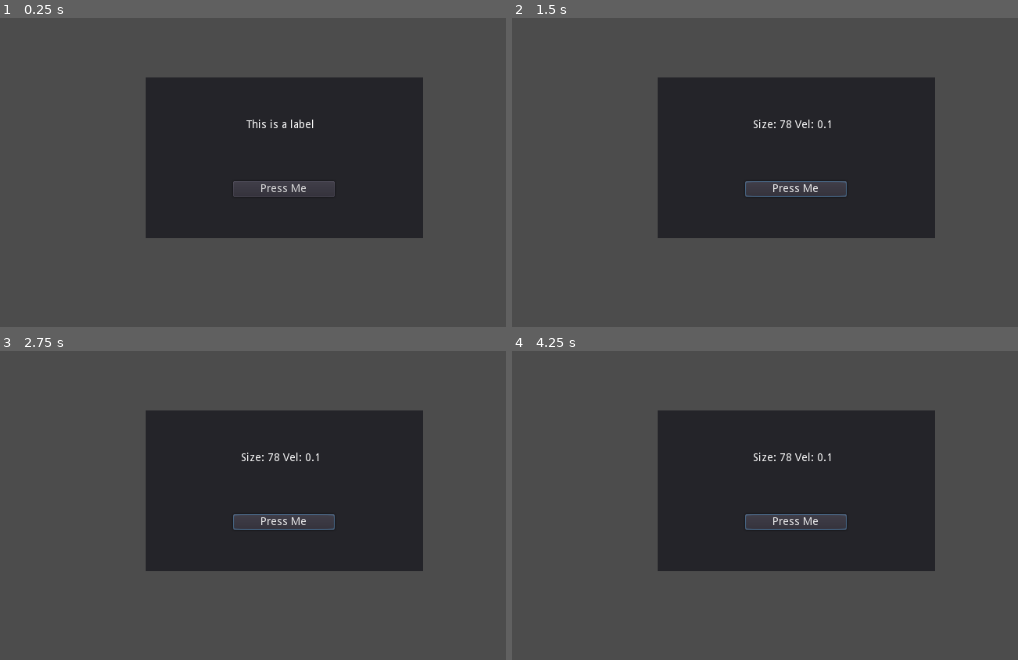
Above: before the commit, frames 1-4 (two rows, left to right).
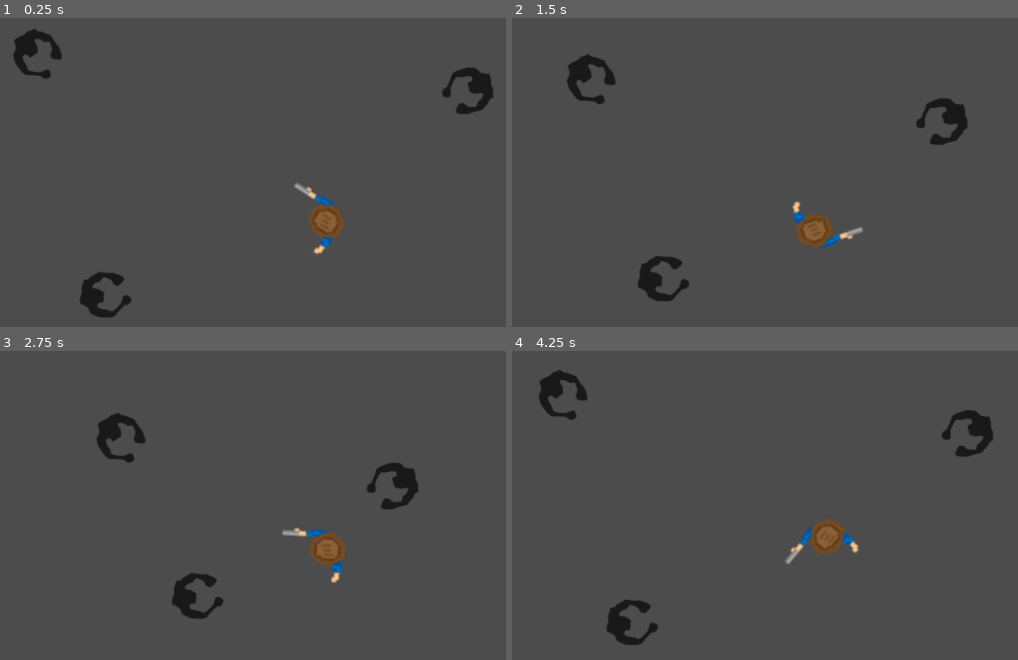
Above: after the commit, the same moments.

Repository: d01000100/rocking_lizard_fandango
Game: Godot game, scene res://World.tscn
The game is run twice, just before and just after one commit, with the same random seed, the same clock (stepped at 60 frames per second) and the same inputs. Before the commit the project starts from res://Panel.tscn.
Inputs (mouse positions are in pixels of both pictures, inside the frame that each line leads up to):
- Up to frame 1 (0.25 s): no input
- Up to frame 2 (1.5 s): click (795, 187) at 0.5 s, where only the run before the commit has a clickable "Press Me"; move the mouse to (987, 166) at 1.27 s; hold D (move_right, bound only after the commit) from 1.28 s (still down); click (987, 166) at 1.35 s
- Up to frame 3 (2.75 s): move the mouse to (136, 545) at 2.02 s; release D (move_right, bound only after the commit) at 2.03 s; hold S (move_down, bound only after the commit) from 2.03 s (still down); click (136, 545) at 2.1 s
- Up to frame 4 (4.25 s): move the mouse to (891, 418) at 2.77 s; release S (move_down, bound only after the commit) at 2.78 s; hold D (move_right, bound only after the commit) 2.78-3.53 s; click (891, 418) at 2.85 s; move the mouse to (770, 616) at 3.52 s; hold W (move_up, bound only after the commit) from 3.53 s (still down); click (770, 616) at 3.6 s

The runs differ from the first frame. In frame 1, 30% of the frame differs, in the area x 2-98%, y 3-98%; in frame 2, 29%; in frame 3, 28%; in frame 4, 30%, in the area x 5-96%, y 6-96%.

Commit message:
Uploads the correct example project.

Diff:
--- a/Hello.tscn
+++ /dev/null
@@ -1,6 +0,0 @@
-[gd_scene format=2]
-
-[node name="Label" type="Label"]
-margin_right = 40.0
-margin_bottom = 14.0
-text = "Hola Mundo bitches"
--- a/Label.gd
+++ /dev/null
@@ -1,15 +0,0 @@
-extends Label
-
-# Declare member variables here. Examples:
-# var a = 2
-# var b = "text"
-var accum = 0.0
-
-# Called when the node enters the scene tree for the first time.
-func _ready():
-	pass # Replace with function body.
-
-# Called every frame. 'delta' is the elapsed time since the previous frame.
-func _process(delta):
-	accum += delta
-#	text = str(accum)
--- a/Panel.gd
+++ /dev/null
@@ -1,17 +0,0 @@
-extends Panel
-
-var JSONLoader
-
-func _ready():
-	get_node("Button").connect("pressed", self, "onButtonPressed")
-	JSONLoader = get_node("/root/JSONLoader")
-
-func onButtonPressed():
-	var things = JSONLoader.LoadJSON("data.json")
-	if (!things): return false
-	var message = ""
-	if (things.has("size")):
-		message = "Size: " + str(things["size"])
-	if (things.has("velocity")):
-		message += " Vel: " + str(things["velocity"])
-	get_node("Label").text = message
--- a/Panel.tscn
+++ /dev/null
@@ -1,28 +0,0 @@
-[gd_scene load_steps=3 format=2]
-
-[ext_resource path="res://Panel.gd" type="Script" id=1]
-[ext_resource path="res://Label.gd" type="Script" id=2]
-
-[node name="Panel" type="Panel"]
-margin_left = 317.247
-margin_top = 157.457
-margin_right = 672.247
-margin_bottom = 363.457
-script = ExtResource( 1 )
-
-[node name="Label" type="Label" parent="."]
-margin_left = 85.0
-margin_top = 36.0
-margin_right = 261.0
-margin_bottom = 87.0
-text = "This is a label"
-align = 1
-valign = 1
-script = ExtResource( 2 )
-
-[node name="Button" type="Button" parent="."]
-margin_left = 112.164
-margin_top = 133.0
-margin_right = 242.164
-margin_bottom = 153.0
-text = "Press Me"
--- /dev/null
+++ b/Player.gd
@@ -0,0 +1,54 @@
+extends KinematicBody2D
+
+var MOVE_SPEED = 300
+var SCALE = 1.0
+var JSONLoader
+
+onready var raycast = $RayCast2D
+
+func initFromJSON():
+	JSONLoader = get_node("/root/JSONLoader")
+	var things = JSONLoader.LoadJSON("data.json")
+	if (!things):
+		print("Error reading JSON")
+		return false
+	if (things.has("size")):
+		SCALE = things["size"]
+	else:
+		print("No size found!")
+		return false
+	if (things.has("velocity")):
+		MOVE_SPEED = things["velocity"]
+	else:
+		print("No velocity found!")
+		return false
+	return true
+
+func _ready():
+	yield(get_tree(), "idle_frame")
+	get_tree().call_group("zombies", "set_player", self)
+	initFromJSON()
+
+func _physics_process(delta):
+	var move_vec = Vector2()
+	if Input.is_action_pressed("move_up"):
+		move_vec.y -= 1
+	if Input.is_action_pressed("move_down"):
+		move_vec.y += 1
+	if Input.is_action_pressed("move_left"):
+		move_vec.x -= 1
+	if Input.is_action_pressed("move_right"):
+		move_vec.x += 1
+	move_vec = move_vec.normalized()
+	move_and_collide(move_vec * MOVE_SPEED * delta)
+
+	var look_vec = get_global_mouse_position() - global_position
+	global_rotation = atan2(look_vec.y, look_vec.x)
+
+	if Input.is_action_just_pressed("shoot"):
+		var coll = raycast.get_collider()
+		if raycast.is_colliding() and coll.has_method("kill"):
+			coll.kill()
+
+func kill():
+	get_tree().reload_current_scene()
--- /dev/null
+++ b/Player.tscn
@@ -0,0 +1,23 @@
+[gd_scene load_steps=4 format=2]
+
+[ext_resource path="res://Player.gd" type="Script" id=1]
+[ext_resource path="res://Assets/cowboy.png" type="Texture" id=2]
+
+[sub_resource type="CircleShape2D" id=1]
+radius = 55.0235
+
+[node name="Player" type="KinematicBody2D"]
+script = ExtResource( 1 )
+
+[node name="CollisionShape2D" type="CollisionShape2D" parent="."]
+shape = SubResource( 1 )
+
+[node name="Sprite" type="Sprite" parent="."]
+position = Vector2( 0.145332, 0.0260277 )
+rotation = 1.5708
+scale = Vector2( 2.99718, 2.99718 )
+texture = ExtResource( 2 )
+
+[node name="RayCast2D" type="RayCast2D" parent="."]
+enabled = true
+cast_to = Vector2( 2000, 0 )
--- a/JSONLoader.gd
+++ b/Scripts/JSONLoader.gd
@@ -12,6 +12,6 @@
 		print("Couldn't parse json file")
 		return false
 	if typeof(parsedJSON.result) != TYPE_DICTIONARY:
-		print("The JSON root object is not a map")
+		print("The JSON root object is not a object")
 		return false
 	return parsedJSON.result
--- /dev/null
+++ b/World.tscn
@@ -0,0 +1,19 @@
+[gd_scene load_steps=3 format=2]
+
+[ext_resource path="res://Player.tscn" type="PackedScene" id=1]
+[ext_resource path="res://Zombie.tscn" type="PackedScene" id=2]
+
+[node name="World" type="Node2D"]
+
+[node name="Player" parent="." instance=ExtResource( 1 )]
+position = Vector2( 529.699, 339.716 )
+rotation = -1.02778
+
+[node name="Zombie" parent="." instance=ExtResource( 2 )]
+position = Vector2( 156.443, 111.551 )
+
+[node name="Zombie2" parent="." instance=ExtResource( 2 )]
+position = Vector2( 239.426, 442.121 )
+
+[node name="Zombie3" parent="." instance=ExtResource( 2 )]
+position = Vector2( 752.287, 159.164 )
--- /dev/null
+++ b/Zombie.gd
@@ -0,0 +1,30 @@
+extends KinematicBody2D
+
+const MOVE_SPEED = 50
+
+onready var raycast = $RayCast2D
+
+var player = null
+
+func _ready():
+	add_to_group("zombies")
+
+func _physics_process(delta):
+	if player == null:
+		return
+
+	var vec_to_player = player.global_position - global_position
+	vec_to_player = vec_to_player.normalized()
+	global_rotation = atan2(vec_to_player.y, vec_to_player.x)
+	move_and_collide(vec_to_player * MOVE_SPEED * delta)
+
+	if raycast.is_colliding():
+		var coll = raycast.get_collider()
+		if coll.name == "Player":
+			coll.kill()
+
+func kill():
+	queue_free()
+
+func set_player(p):
+	player = p
--- /dev/null
+++ b/Zombie.tscn
@@ -0,0 +1,21 @@
+[gd_scene load_steps=4 format=2]
+
+[ext_resource path="res://Zombie.gd" type="Script" id=1]
+[ext_resource path="res://zombie.png" type="Texture" id=2]
+
+[sub_resource type="CircleShape2D" id=1]
+radius = 30.0
+
+[node name="Zombie" type="KinematicBody2D"]
+script = ExtResource( 1 )
+
+[node name="CollisionShape2D" type="CollisionShape2D" parent="."]
+shape = SubResource( 1 )
+
+[node name="Sprite" type="Sprite" parent="."]
+position = Vector2( 12.7109, 2.38329 )
+texture = ExtResource( 2 )
+
+[node name="RayCast2D" type="RayCast2D" parent="."]
+enabled = true
+cast_to = Vector2( 50, 0 )
--- a/data.json
+++ b/data.json
@@ -1,5 +1,5 @@
 {
     "size": 78,
-    "velocity": 0.1,
+    "velocity": 4.23,
     "texture": "asssets/tinghy.png"
 }
--- a/default_env.tres
+++ b/default_env.tres
@@ -1,6 +1,13 @@
 [gd_resource type="Environment" load_steps=2 format=2]
 
 [sub_resource type="ProceduralSky" id=1]
+sky_top_color = Color( 0.0470588, 0.454902, 0.976471, 1 )
+sky_horizon_color = Color( 0.556863, 0.823529, 0.909804, 1 )
+sky_curve = 0.25
+ground_bottom_color = Color( 0.101961, 0.145098, 0.188235, 1 )
+ground_horizon_color = Color( 0.482353, 0.788235, 0.952941, 1 )
+ground_curve = 0.01
+sun_energy = 16.0
 
 [resource]
 background_mode = 2
--- a/project.godot
+++ b/project.godot
@@ -15,13 +15,41 @@
 
 [application]
 
-config/name="GettingStarted"
-run/main_scene="res://Panel.tscn"
+config/name="tpdown_final"
+run/main_scene="res://World.tscn"
 config/icon="res://icon.png"
 
 [autoload]
 
-JSONLoader="*res://JSONLoader.gd"
+JSONLoader="*res://Scripts/JSONLoader.gd"
+
+[input]
+
+move_up={
+"deadzone": 0.5,
+"events": [ Object(InputEventKey,"resource_local_to_scene":false,"resource_name":"","device":0,"alt":false,"shift":false,"control":false,"meta":false,"command":false,"pressed":false,"scancode":87,"unicode":0,"echo":false,"script":null)
+ ]
+}
+move_down={
+"deadzone": 0.5,
+"events": [ Object(InputEventKey,"resource_local_to_scene":false,"resource_name":"","device":0,"alt":false,"shift":false,"control":false,"meta":false,"command":false,"pressed":false,"scancode":83,"unicode":0,"echo":false,"script":null)
+ ]
+}
+move_left={
+"deadzone": 0.5,
+"events": [ Object(InputEventKey,"resource_local_to_scene":false,"resource_name":"","device":0,"alt":false,"shift":false,"control":false,"meta":false,"command":false,"pressed":false,"scancode":65,"unicode":0,"echo":false,"script":null)
+ ]
+}
+move_right={
+"deadzone": 0.5,
+"events": [ Object(InputEventKey,"resource_local_to_scene":false,"resource_name":"","device":0,"alt":false,"shift":false,"control":false,"meta":false,"command":false,"pressed":false,"scancode":68,"unicode":0,"echo":false,"script":null)
+ ]
+}
+shoot={
+"deadzone": 0.5,
+"events": [ Object(InputEventMouseButton,"resource_local_to_scene":false,"resource_name":"","device":0,"alt":false,"shift":false,"control":false,"meta":false,"command":false,"button_mask":0,"position":Vector2( 0, 0 ),"global_position":Vector2( 0, 0 ),"factor":1.0,"button_index":1,"pressed":false,"doubleclick":false,"script":null)
+ ]
+}
 
 [rendering]
 
Binary file added: Assets/cowboy.png
Not shown, added: Assets/cowboy.png.import
Binary file changed: icon.png
Binary file added: soldier.png
Binary file added: zombie.png
